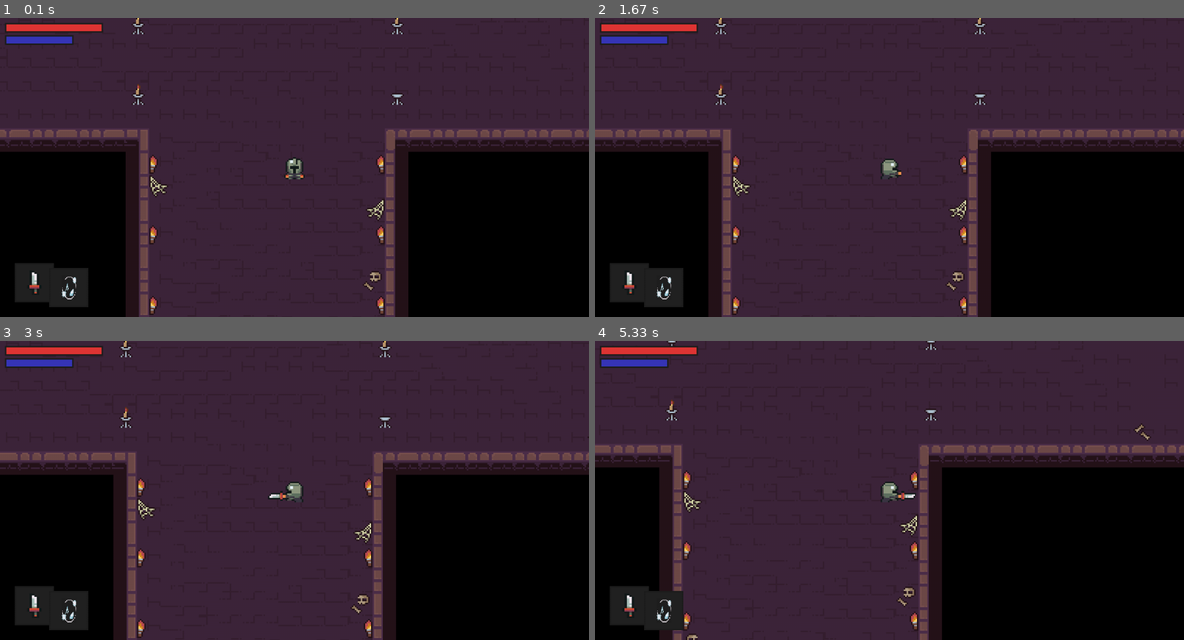
Above: before the commit, frames 1-4 (two rows, left to right).
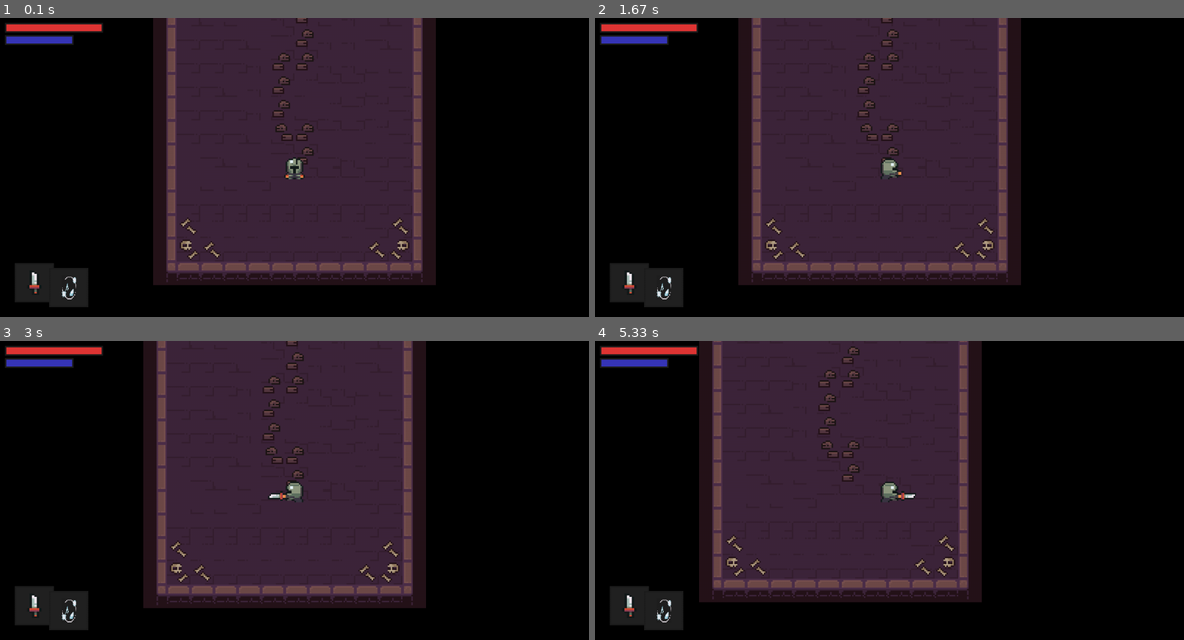
Above: after the commit, the same moments.

Repository: insper-classroom/devlife-23-1-projeto-pygame-luigi_ribolla
Game: pygame game, started from jogo.py
Two runs of this game, one before a commit and one after it. Both use one fixed random seed, a clock stepped at 60 frames per second and the inputs below.
Inputs:
- Up to frame 1 (0.1 s): no input
- Up to frame 2 (1.67 s): tap Space at 0.33, 0.73, 1.03, 1.57 s; hold D 0.67-1.13 s; tap K at 0.82 s; hold D from 1.5 s (still down)
- Up to frame 3 (3 s): tap Space at 1.87, 2.4, 2.7 s; release D at 1.97 s; hold A 2.33-2.73 s
- Up to frame 4 (5.33 s): hold D 3.17-3.8 s; tap Space at 3.23, 3.53, 3.9, 4.3, 4.6, 4.8, 5.1 s; tap K at 3.32, 4.88 s; hold S 3.83-4.2 s; hold A 4.23-4.7 s; hold D 4.73-5.2 s

The runs differ from the first frame. In frame 1, 40% of the frame differs, in the area x 0-100%, y 0-100%; in frame 2, 41%; in frame 3, 41%; in frame 4, 41%.

Commit message:
monstros desenhados

Diff:
--- a/constantes.py
+++ b/constantes.py
@@ -39,7 +39,6 @@
 dados_inimigos = {
     'fogo': {'vida': 70, 'xp': 100, 'dano': 10, 'ataque': 'flam', 'som_attaque':'', 'velocidade': 4, 'resistencia': 3, 'raio_ataque': 50, 'raio_visao': 360},
     'skull': {'vida': 100, 'xp': 120, 'dano': 20, 'ataque': 'blast', 'som_attaque':'', 'velocidade': 3, 'resistencia': 3, 'raio_ataque': 70, 'raio_visao': 360},
-    'demonio': {'vida': 150, 'xp': 150, 'dano': 30, 'ataque': 'burn', 'som_attaque':'', 'velocidade': 3, 'resistencia': 3, 'raio_ataque': 70, 'raio_visao': 360},
     'beast': {'vida': 200, 'xp': 200, 'dano': 40, 'ataque': 'slash', 'som_attaque':'', 'velocidade': 2, 'resistencia': 3, 'raio_ataque': 130, 'raio_visao': 400},
     'cyclope': {'vida': 200, 'xp': 200, 'dano': 30, 'ataque': 'charge', 'som_attaque':'', 'velocidade': 4, 'resistencia': 3, 'raio_ataque': 90, 'raio_visao': 500},
 }
--- a/dungeon.py
+++ b/dungeon.py
@@ -29,13 +29,14 @@
 
     def mapa(self):
         mapas_csv = {
-            "paredes": importa_csv('docs/csv-map/parede.csv'),
-            # "monstros": importa_csv('docs/csv-map/monstros.csv'), }
-        }
-
-        graficos = {
-            "monstros": importa_imagem('docs/assets/img/monstros/')
-        }
+            "parede": importa_csv('docs/csv-map/parede.csv'),
+            "hunter": importa_csv('docs/csv-map/hunter.csv'),
+            "cyclope": importa_csv('docs/csv-map/cyclope.csv'),
+            "fogo": importa_csv('docs/csv-map/fogo.csv'),
+            "skull": importa_csv('docs/csv-map/skull.csv'),
+            "beast": importa_csv('docs/csv-map/beast.csv'),
+            "boss": importa_csv('docs/csv-map/boss.csv'),
+             }
 
         for tipo, layout in mapas_csv.items():
             for index_linha, linha in enumerate(layout):
@@ -43,30 +44,41 @@
                     if coluna != '-1':
                         x = index_coluna * TAMANHO_TILE
                         y = index_linha * TAMANHO_TILE
-                        if tipo == "paredes":
+                        if tipo == "parede":
                             Objetos((x,y), ([self.objetos]), 'invisivel')
-                        # if tipo == "monstros":
-                        #     if coluna == "394":
-                        #         self.hunter = Hunter(
-                        #         (x,y),
-                        #         [self.sprites],
-                        #         self.objetos,
-                        #         self.criar_ataque,
-                        #         self.apagar_ataque,
-                        #         self.criar_magia)
-                        #     else:
-                        #         Monstros(
-                        #         "monstro"
-                        #         (x,y),
-                        #         [self.sprites])
-
-        self.hunter = Hunter(
-        (1400,2000),
-        [self.sprites],
-        self.objetos,
-        self.criar_ataque,
-        self.apagar_ataque,
-        self.criar_magia)
+                        if tipo == "hunter":
+                            if coluna == "397":
+                                self.hunter = Hunter(
+                                (x,y),
+                                [self.sprites],
+                                self.objetos,
+                                self.criar_ataque,
+                                self.apagar_ataque,
+                                self.criar_magia)
+                        if tipo == "cyclope":
+                            if coluna == "0":
+                                Monstros(
+                                'cyclope',
+                                (x,y),
+                                [self.sprites, self.objetos])
+                        if tipo == "fogo":
+                            if coluna == "0":
+                                Monstros(
+                                'fogo',
+                                (x,y),
+                                [self.sprites, self.objetos])
+                        if tipo == "skull":
+                            if coluna == "0":
+                                Monstros(
+                                'skull',
+                                (x,y),
+                                [self.sprites, self.objetos])
+                        if tipo == "beast":
+                            if coluna == "0":
+                                Monstros(
+                                'beast',
+                                (x,y),
+                                [self.sprites, self.objetos])
 
 
     def criar_ataque(self):
--- a/hunter.py
+++ b/hunter.py
@@ -40,7 +40,7 @@
         self.tempo_troca_magia = None
 
         #stats
-        self.stats = {'vida': 100,'energia': 100, 'ataque': 10, 'magia': 5, 'velocidade': 5}
+        self.stats = {'vida': 100,'energia': 100, 'ataque': 10, 'magia': 5, 'velocidade': 4}
         self.vida = self.stats['vida']
         self.energia = self.stats['energia']
         self.vel = self.stats['velocidade']
--- a/monstros.py
+++ b/monstros.py
@@ -6,16 +6,51 @@
 class Monstros(Entidades):
     def __init__(self, tipo, posicao, grupos):
         super().__init__(grupos)
-        self.sprite = 'inimigo'
+        self.tipo = tipo
 
         # graficos
         self.graficos(tipo)
-        self.image = pg.Surface((48,48))
+        self.estado = 'idle'
+        image = self.animacoes[self.estado][self.index]
+        self.image = pg.transform.scale(image, (TAMANHO_TILE, TAMANHO_TILE))
+
+        # movimentação
         self.rect = self.image.get_rect(topleft = posicao)
+        self.hitbox = self.rect.inflate(0,-10)
 
-    def graficos(self,nome):
-        self.animacoes = {"idle": [], "move": [], "attack": []}
+    def graficos(self,tipo):
 
-        pasta = f'docs/assets/img/monstros/{nome}/'
-        for animacao in self.animacoes.keys():
-            self.animacoes[animacao] = importa_imagem(pasta + animacao)
+        pasta = f'docs/assets/img/monstros/{tipo}/'
+
+        self.imagens = {
+            "idle": (pasta + 'idle.png'),
+            }
+
+        self.animacoes = {"idle": []}
+
+        for sprite in self.animacoes.keys():
+                sprite = pg.image.load(self.imagens['idle']).subsurface([0, 0],[16, 16])
+                self.animacoes['idle'].append(sprite)
+
+                sprite = pg.image.load(self.imagens['idle']).subsurface([16, 0],[16, 16])
+                self.animacoes['idle'].append(sprite)
+
+                sprite = pg.image.load(self.imagens['idle']).subsurface([32, 0],[16, 16])
+                self.animacoes['idle'].append(sprite)
+
+                sprite = pg.image.load(self.imagens['idle']).subsurface([48, 0],[16, 16])
+                self.animacoes['idle'].append(sprite)
+
+    # def update_animacao(self):
+    #     animacao = self.animations[self.estado]
+
+    #     self.index += self.vel_frame
+    #     if self.index >= len(animacao):
+    #         self.index = 0
+
+    #     image = animacao[int(self.index)]
+    #     self.image = pg.transform.scale(image, (TAMANHO_TILE, TAMANHO_TILE))
+    #     self.rect = self.image.get_rect(center = self.hitbox.center)
+
+    # def desenha(self):
+    #     self.update_animacao()
Binary file added: docs/assets/img/monstros/beast/idle.png
Binary file added: docs/assets/img/monstros/cyclope/idle.png
Binary file added: docs/assets/img/monstros/fogo/idle.png
Binary file added: docs/assets/img/monstros/skull/idle.png
